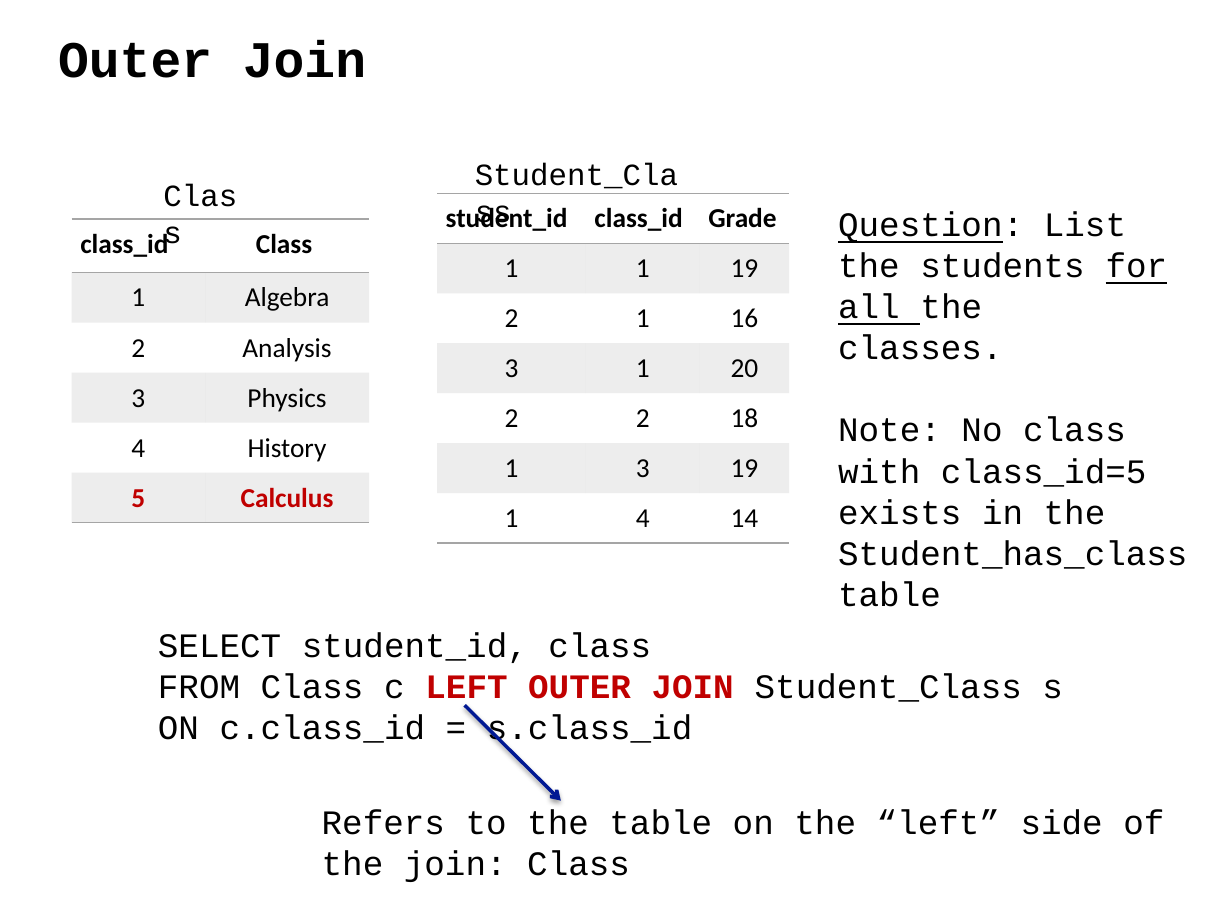
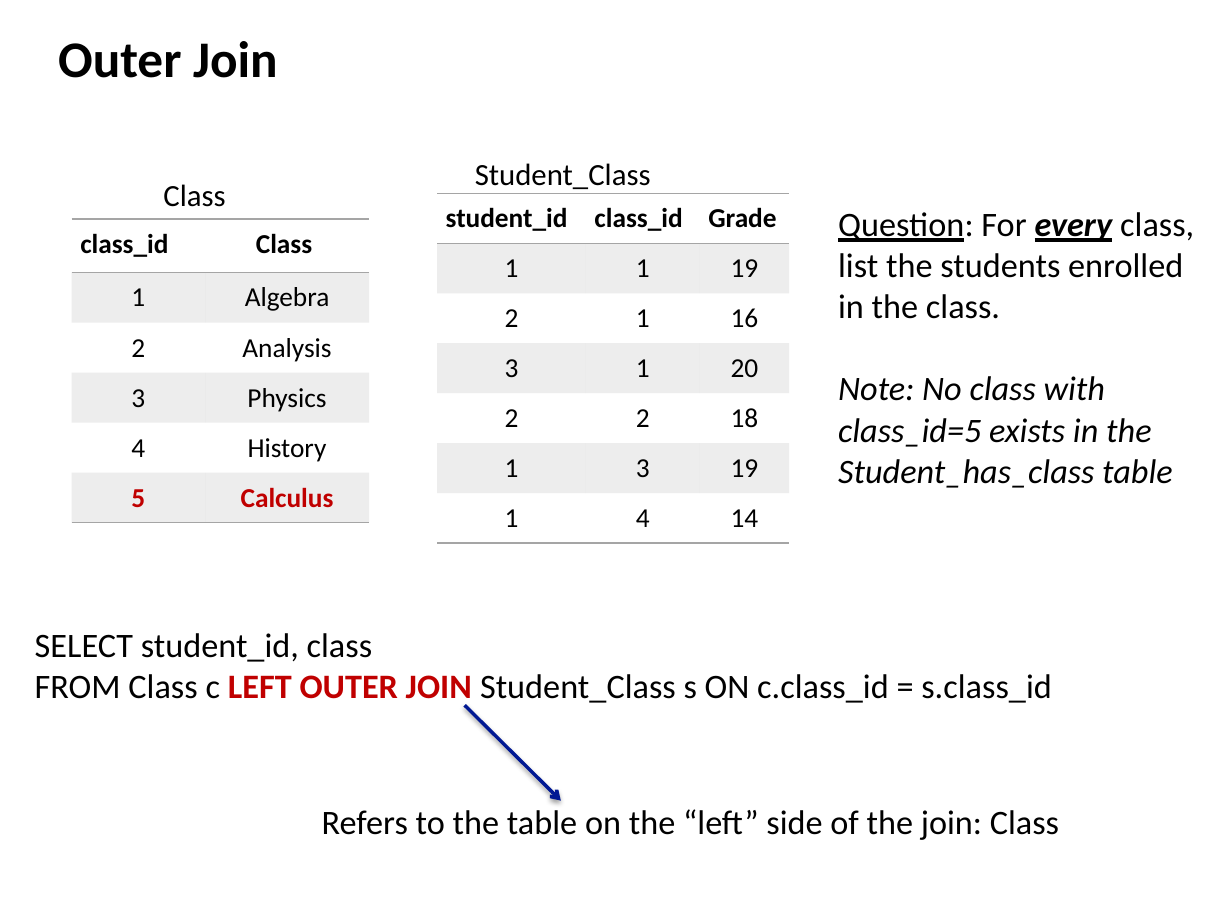
Before and after one commit to ipeirotis/introduction-to-databases, a slide deck: slide 12 of session4/C-SQL_Joins.pptx. Drawn at 1232x924 pixels with LibreOffice and Linux fonts; fonts in the diff are those of the drawing. Boxes give left, top, right and bottom in pixels: in the first picture for what was removed or moved away, otherwise in the second. Text is boxed around its words. In the diff, an @@ line names an element or a change of style, - is before the commit and + after.

```diff
--- a/session4/C-SQL_Joins.pptx
+++ b/session4/C-SQL_Joins.pptx
@@ text at (x1=838, y1=212, x2=1194, y2=319): text changed; font Courier New to Calibri @@
-Question: List the students for all the
-classes.
+Question: For every class, list the students enrolled in the class.
@@ text at (x1=838, y1=376, x2=1172, y2=488): font Courier New to Calibri, italic on in "Note: No class with class_id=5 exists in ..." @@
@@ font Courier New to Calibri in 5 elements at (x1=58, y1=41, x2=278, y2=78), (x1=322, y1=809, x2=1059, y2=840), (x1=475, y1=163, x2=651, y2=189), (x1=163, y1=184, x2=225, y2=207), (x1=35, y1=633, x2=1052, y2=707) @@
```
Also in this commit, not shown: 14 other slides changed, 2 slides added, 2 slides removed.
